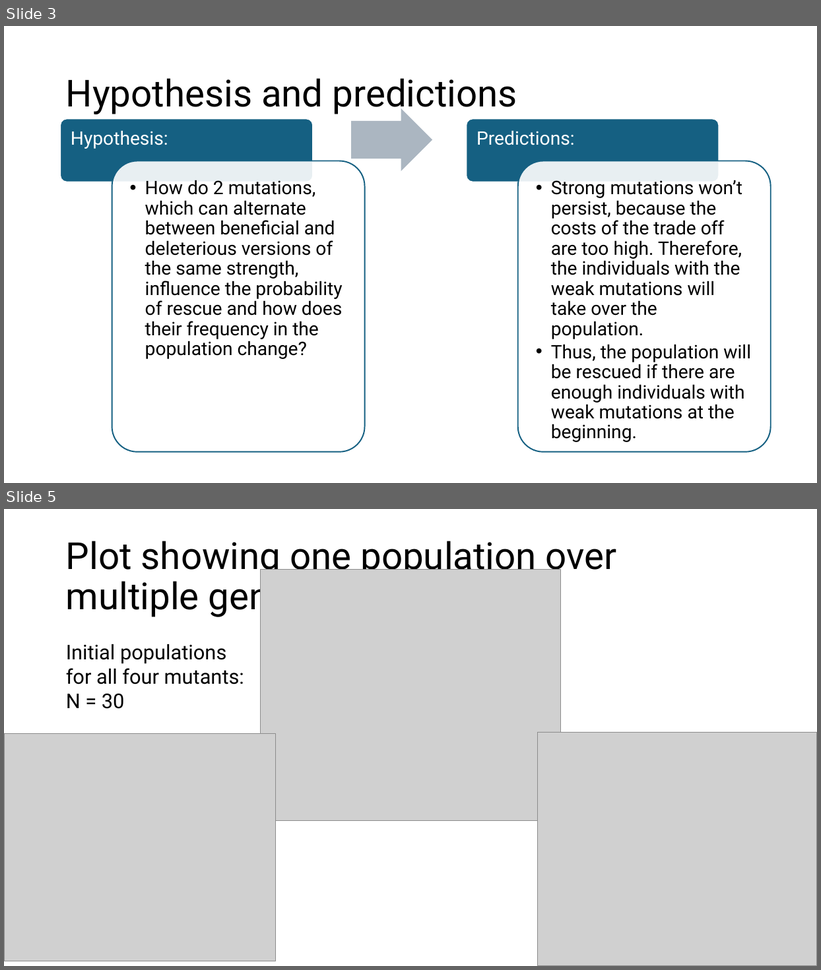
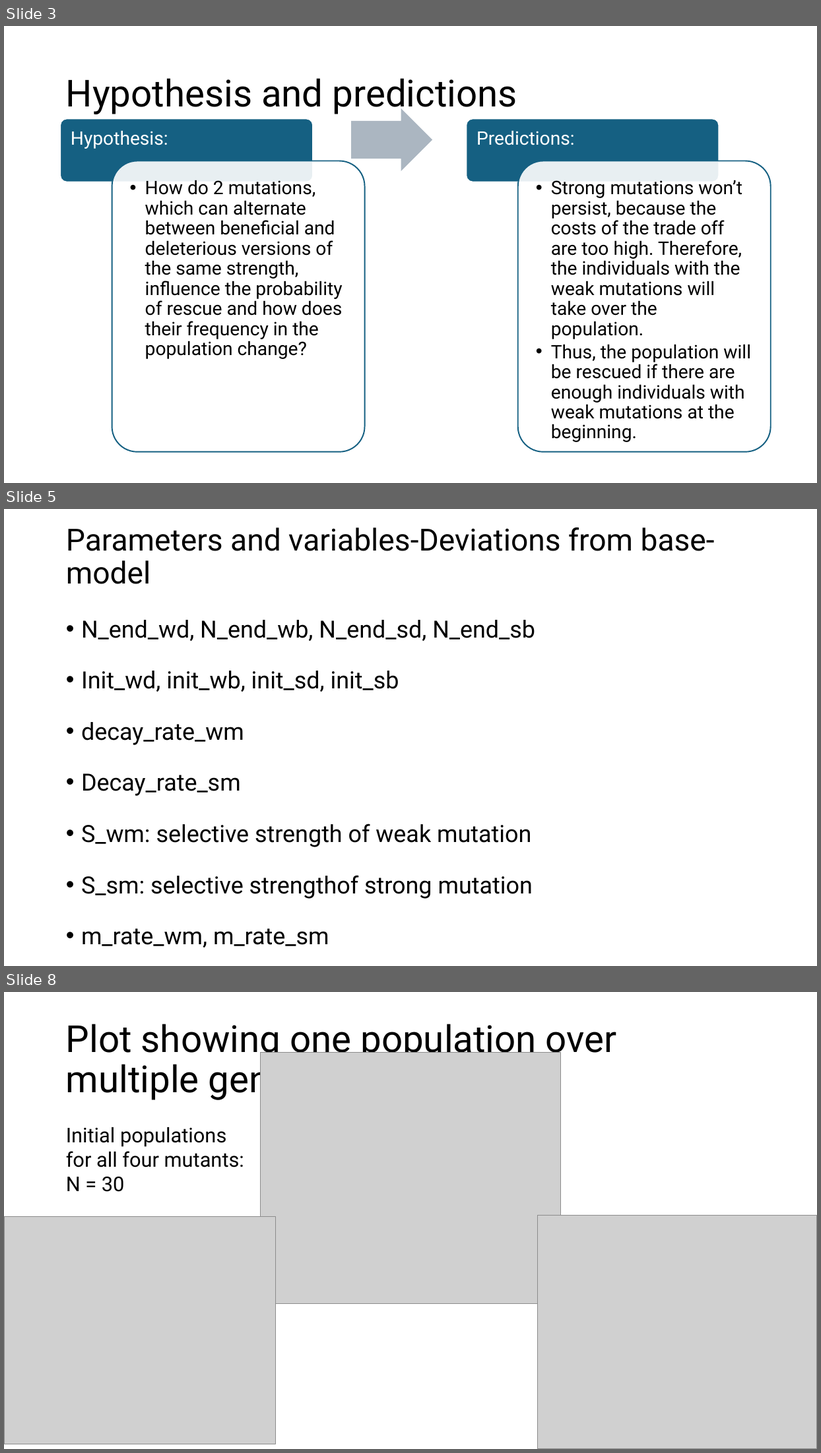
Before and after one commit to Julia-Eggenschwiler/THEEproject_Jaelle_Julia, a slide deck: THEE_project.pptx. Shown one above the other, each under a label of ours: slides 3 and 5 before the commit, slides 3, 5 and 8 after it; the slides between them are not shown. The pictures are 821x970 and 821x1453 pixels, drawn with LibreOffice and Linux fonts; fonts in the diff are those of the drawing; grey boxes stand for pictures. Boxes give left, top, right and bottom in pixels: in the first picture for what was removed or moved away, otherwise in the second. Text is boxed around its words. In the diff, an @@ line names an element or a change of style, - is before the commit and + after.

```diff
--- a/THEE_project.pptx
+++ b/THEE_project.pptx
@@ slide 5 added at (4, 509, 817, 966), background #FFFFFF @@
@@ title added at (66, 527, 715, 584), 36 pt, text #000000 @@
+Parameters and variables-Deviations from base-model
@@ text added at (81, 620, 535, 948), 28 pt, text #000000 @@
+• N_end_wd, N_end_wb, N_end_sd, N_end_sb
+• Init_wd, init_wb, init_sd, init_sb
+• decay_rate_wm
+• Decay_rate_sm
+• S_wm: selective strength of weak mutation
+• S_sm: selective strengthof strong mutation
+• m_rate_wm, m_rate_sm
@@ what was slide 5 is now slide 8 @@
```
Also in this commit, not shown: 3 other slides added.
